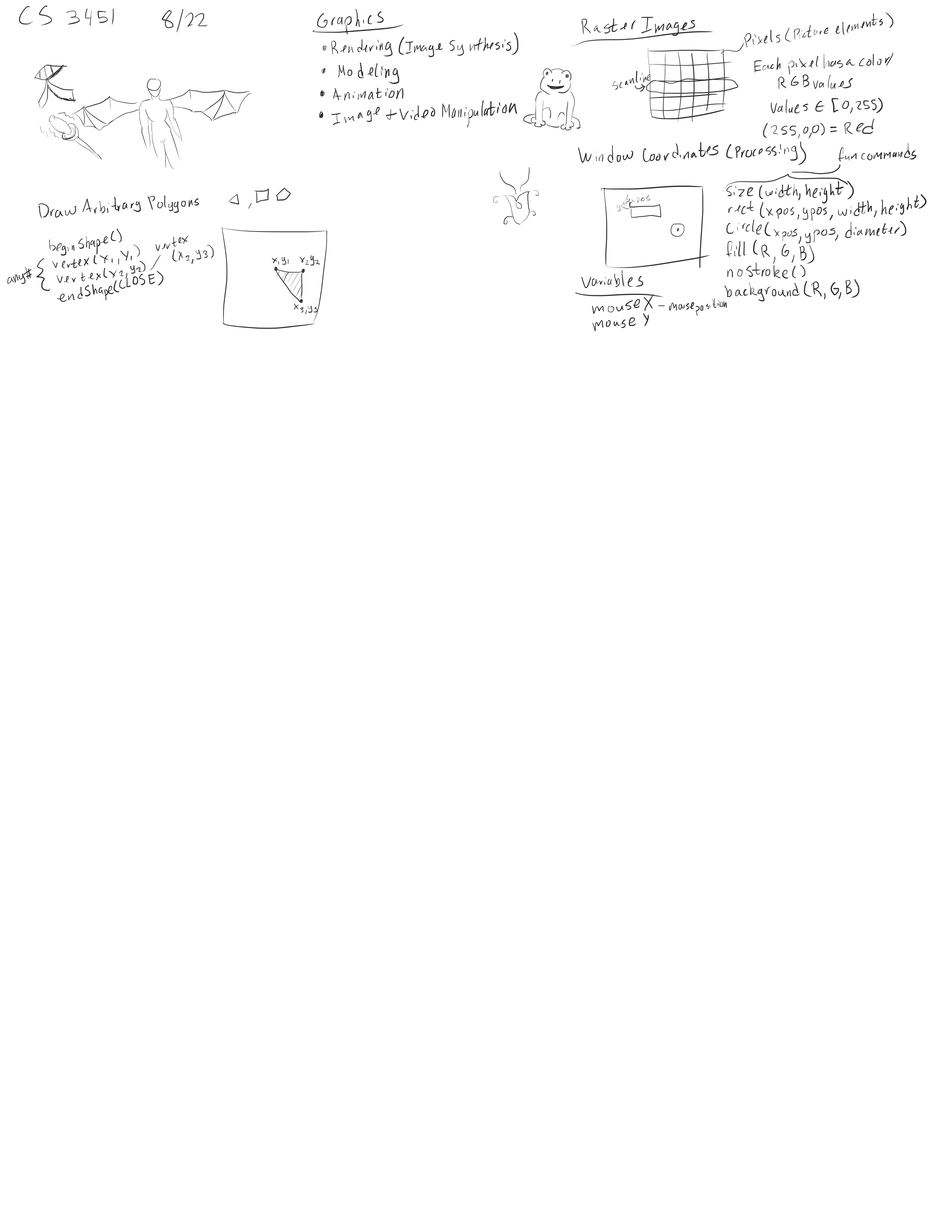
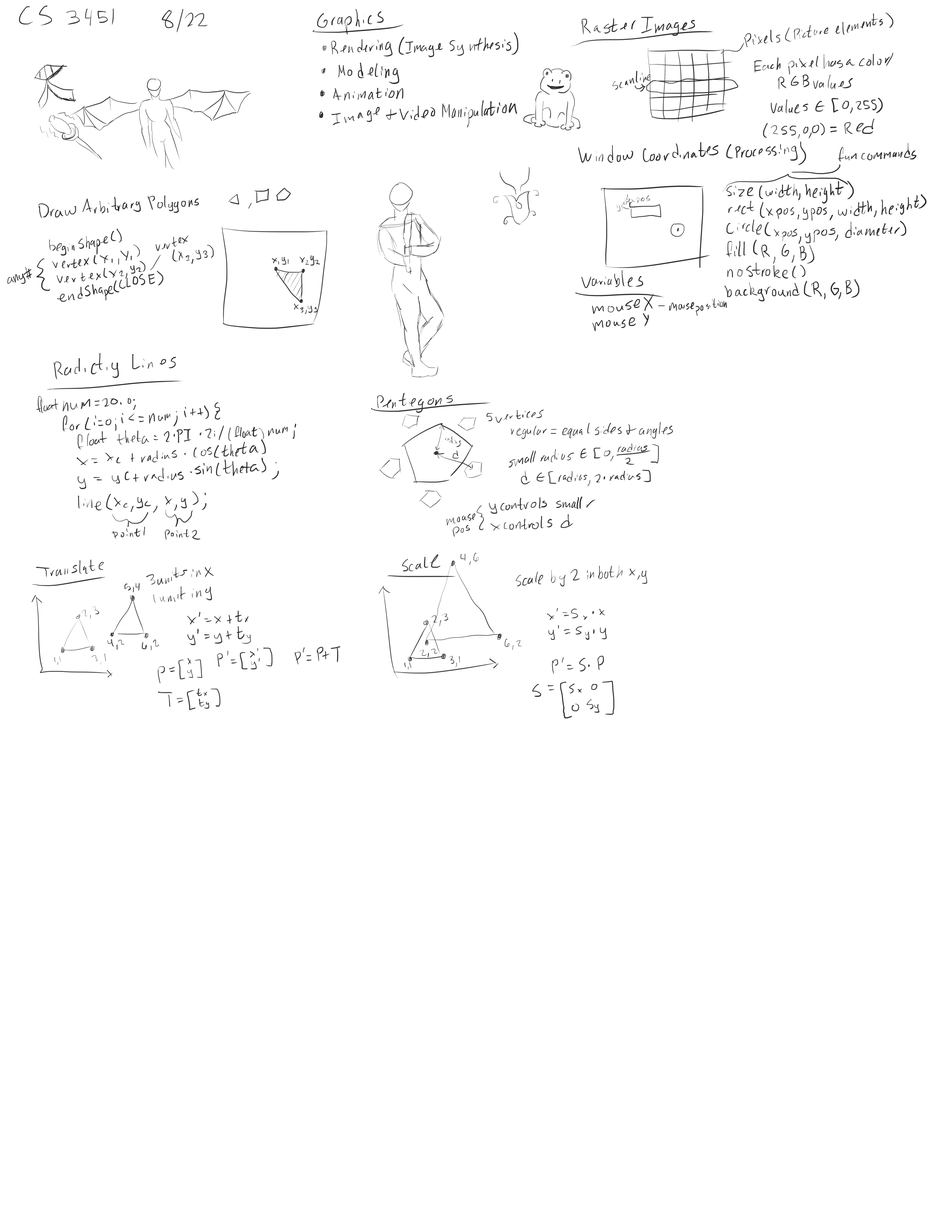
Layer changes from the first 950 × 1229 image to the second:
painted on "Paint Layer 1" over [left=31, top=182, right=674, bottom=719]
